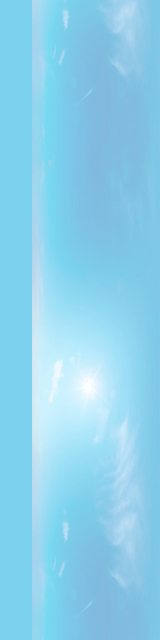
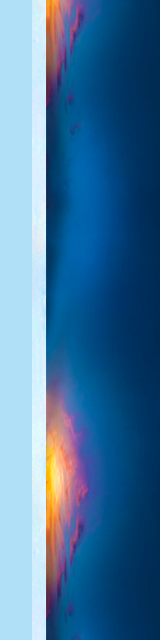
Layers edited between the first and the second 160x640 image:
added layer "Layer 5" above "Layer 4 copy" over [46, 0, 160, 640]
added layer "Layer 4 copy" above "Layer 4" over [32, 0, 160, 640]
painted on "Layer 3" over [0, 0, 160, 640]
hid "Layer 1" over [0, 0, 160, 640]
